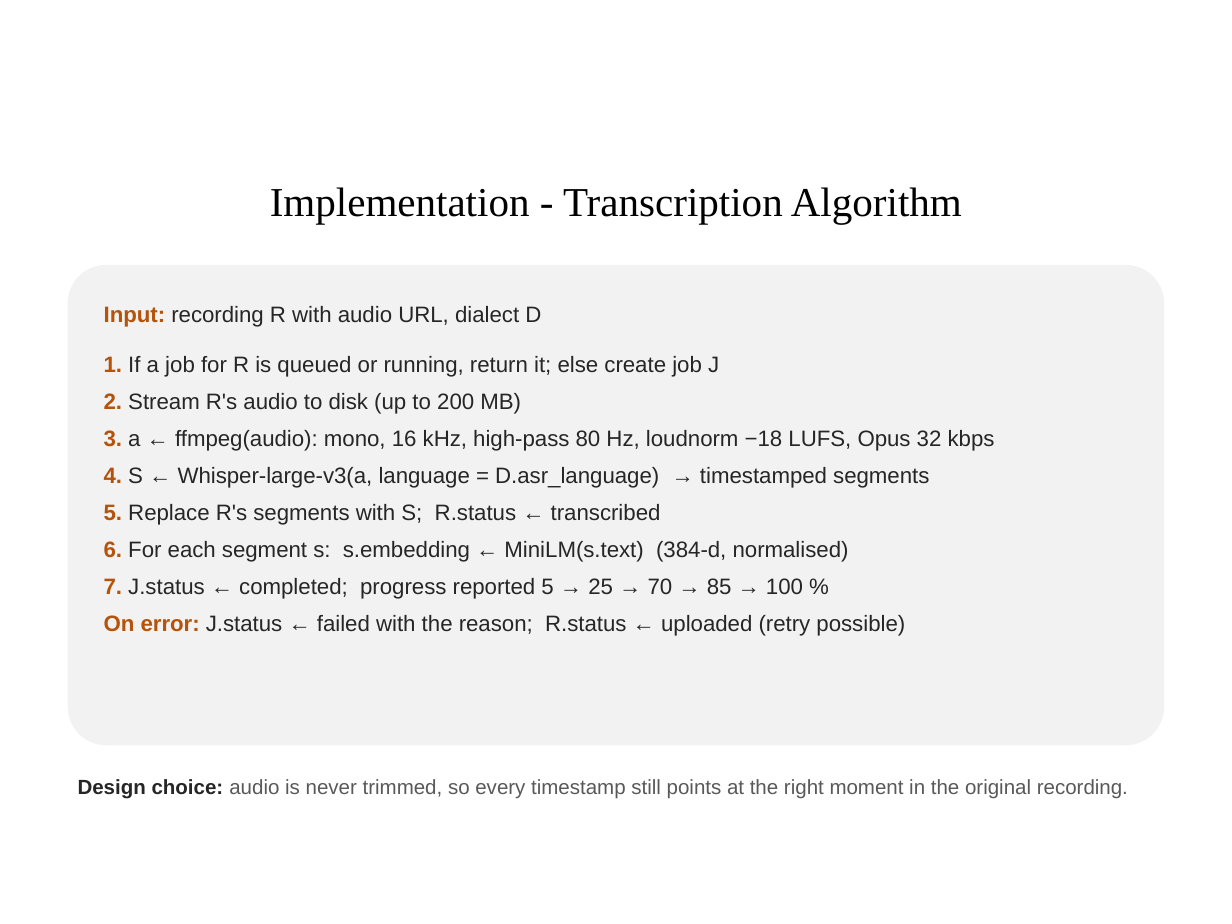
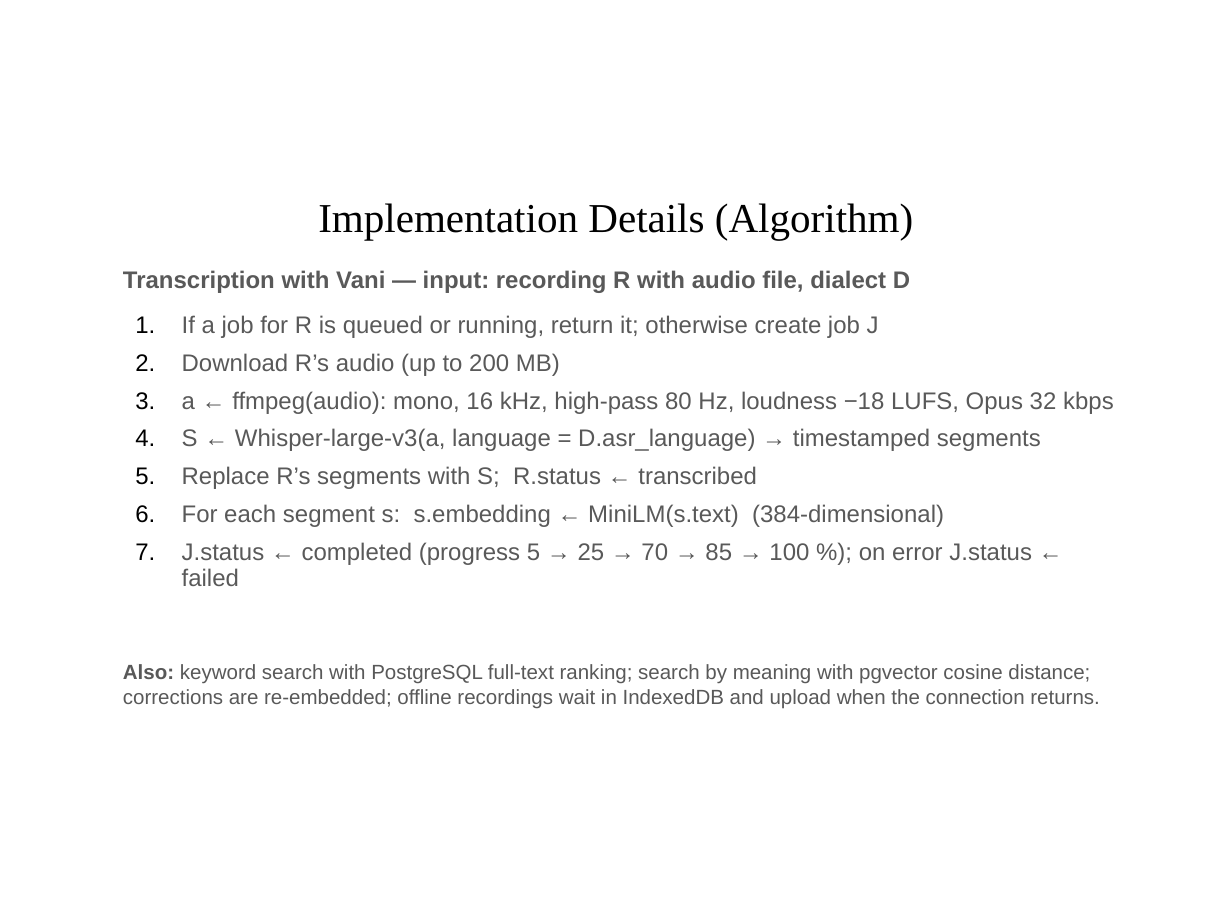
Before and after one commit to Mohamed-Ali-4/SwaraVeda, a slide deck: slide 7 of docs/SwaraVeda_Review2.pptx (slide 8 before the commit). Drawn at 1232x924 pixels with LibreOffice and Linux fonts; fonts in the diff are those of the drawing; background and template pictures are left out. Boxes give left, top, right and bottom in pixels: in the first picture for what was removed or moved away, otherwise in the second. Text is boxed around its words. In the diff, an @@ line names an element or a change of style, - is before the commit and + after.

```diff
--- a/docs/SwaraVeda_Review2.pptx
+++ b/docs/SwaraVeda_Review2.pptx
@@ text at <box>318,203,913,240</box>: text changed @@
-Implementation - Transcription Algorithm
+Implementation Details (Algorithm)
@@ text added at <box>123,270,910,293</box>, 14 pt, text #595959, bold @@
+Transcription with Vani — input: recording R with audio file, dialect D
@@ text "If a job for R ...": place and size @@
-text "If a job for R ..." at <box>68,265,1164,745</box>
+text "If a job for R ..." at <box>182,315,1114,586</box>
@@ text "If a job for R ..." at <box>182,315,1114,586</box>: fill #F2F2F2 to none @@
@@ text at <box>182,315,1114,586</box>: text changed; size 13 to 14 pt; text colour #262626 to #595959 @@
-Input: recording R with audio URL, dialect D
-1. If a job for R is queued or running, return it; else create job J
-2. Stream R's audio to disk (up to 200 MB)
-3. a ← ffmpeg(audio): mono, 16 kHz, high-pass 80 Hz, loudnorm −18 LUFS, Opus 32 kbps
-4. S ← Whisper-large-v3(a, language = D.asr_language) → timestamped segments
-5. Replace R's segments with S; R.status ← transcribed
-6. For each segment s: s.embedding ← MiniLM(s.text) (384-d, normalised)
-7. J.status ← completed; progress reported 5 → 25 → 70 → 85 → 100 %
-On error: J.status ← failed with the reason; R.status ← uploaded (retry possible)
+1. If a job for R is queued or running, return it; otherwise create job J
+2. Download R’s audio (up to 200 MB)
+3. a ← ffmpeg(audio): mono, 16 kHz, high-pass 80 Hz, loudness −18 LUFS, Opus 32 kbps
+4. S ← Whisper-large-v3(a, language = D.asr_language) → timestamped segments
+5. Replace R’s segments with S; R.status ← transcribed
+6. For each segment s: s.embedding ← MiniLM(s.text) (384-dimensional)
+7. J.status ← completed (progress 5 → 25 → 70 → 85 → 100 %); on error J.status ← failed
@@ text added at <box>123,664,1099,709</box>, 12 pt, text #595959 @@
+Also: keyword search with PostgreSQL full-text ranking; search by meaning with pgvector cosine distance; corrections are re-embedded; offline recordings wait in IndexedDB and upload when the connection returns.
@@ text removed at <box>78,779,1128,799</box> @@
-Design choice: audio is never trimmed, so every timestamp still points at the right moment in the original recording.
```
Also in this commit, not shown: 6 other slides changed, 3 slides added, 8 slides removed, 1 other file.
